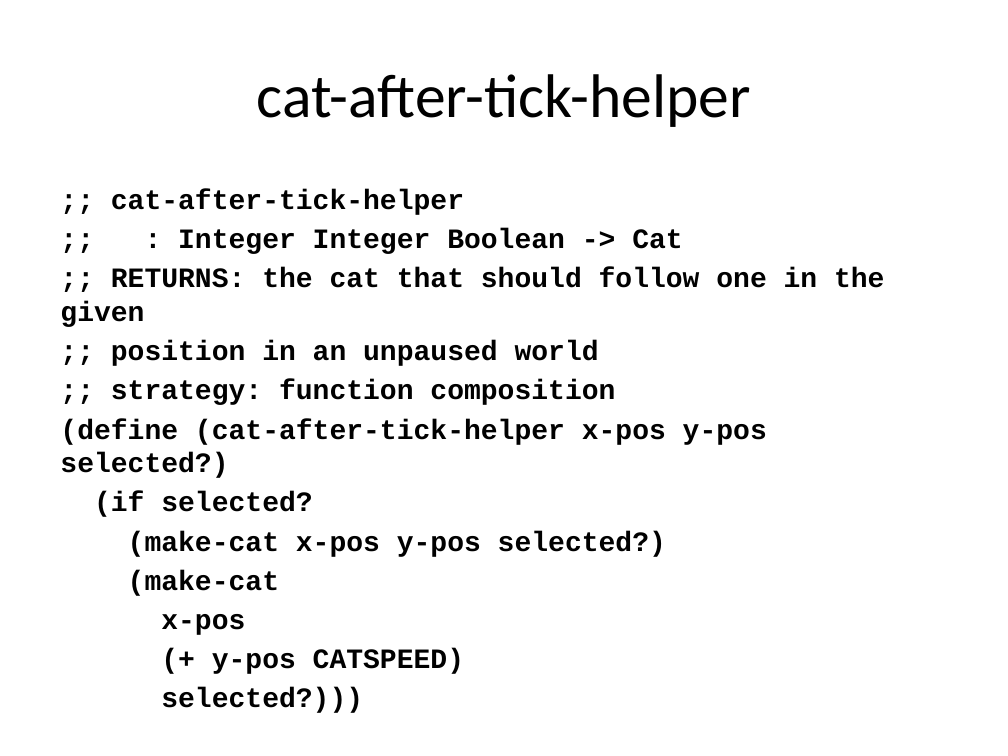
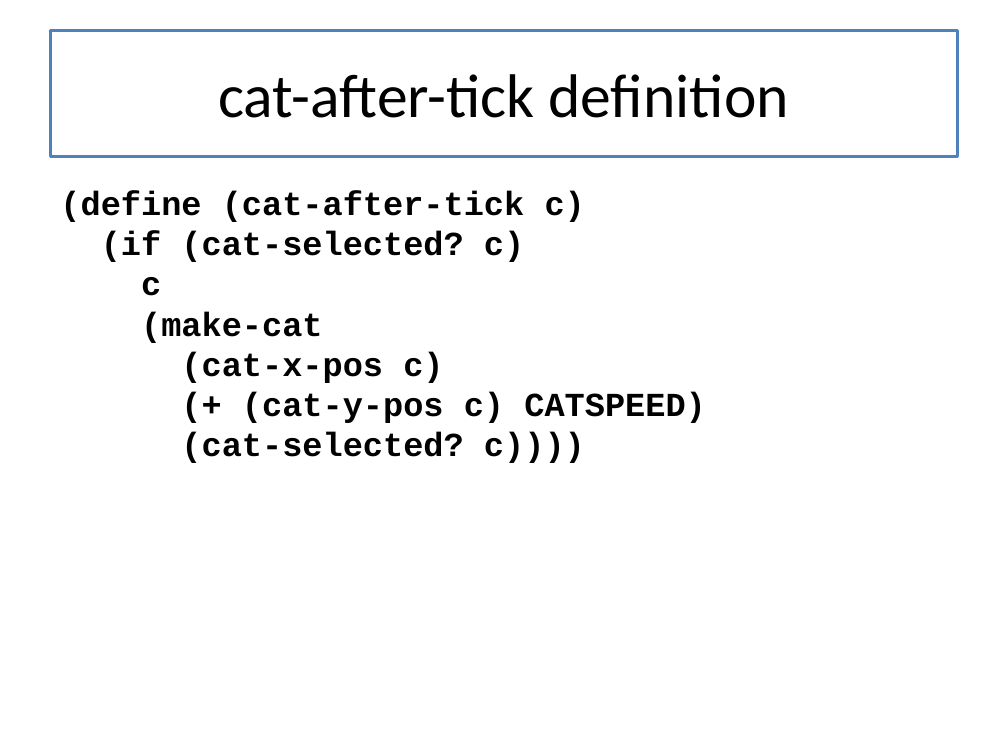
Before and after one commit to mwand/cs5010f16, a slide deck: slide 13 of Slides/Lesson 3.4 Two Draggable Cats.pptx. Drawn at 1008x756 pixels with LibreOffice and Linux fonts; fonts in the diff are those of the drawing. Boxes give left, top, right and bottom in pixels: in the first picture for what was removed or moved away, otherwise in the second. Text is boxed around its words. In the diff, an @@ line names an element or a change of style, - is before the commit and + after.

```diff
--- a/Slides/Lesson 3.4 Two Draggable Cats.pptx
+++ b/Slides/Lesson 3.4 Two Draggable Cats.pptx
@@ title "cat-after-tick definition": place and size @@
-title "cat-after-tick definition" at box(257, 74, 751, 127)
+title "cat-after-tick definition" at box(50, 30, 958, 156)
@@ title "cat-after-tick definition" at box(50, 30, 958, 156): fill none to #FFFFFF; outline none to #4F81BD 2.25 pt @@
@@ title at box(218, 74, 789, 118): text changed @@
-cat-after-tick-helper
+cat-after-tick definition
@@ text at box(60, 190, 585, 296): text changed; size 20 to 24 pt @@
-;; cat-after-tick-helper
-;; : Integer Integer Boolean -> Cat
-;; RETURNS: the cat that should follow one in the given
-;; position in an unpaused world
-;; strategy: function composition
-(define (cat-after-tick-helper x-pos y-pos selected?)
-(if selected?
-(make-cat x-pos y-pos selected?)
+(define (cat-after-tick c)
+(if (cat-selected? c)
+c
@@ text at box(141, 311, 323, 343): size 20 to 24 pt in "(make-cat"; less space between paragraphs @@
@@ text at box(181, 351, 706, 463): text changed; size 20 to 24 pt @@
-x-pos
-(+ y-pos CATSPEED)
-selected?)))
+(cat-x-pos c)
+(+ (cat-y-pos c) CATSPEED)
+(cat-selected? c))))
```
Also in this commit, not shown: 17 other slides changed, 11 other files.
